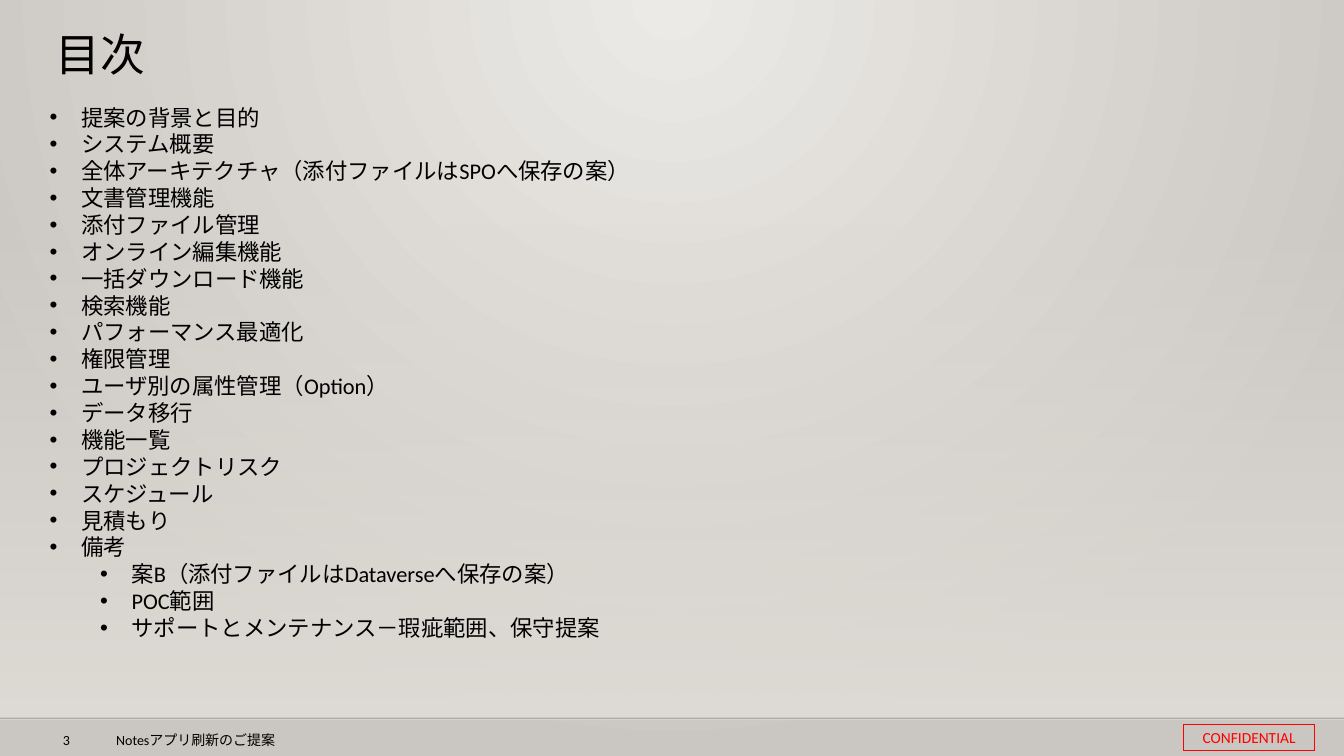
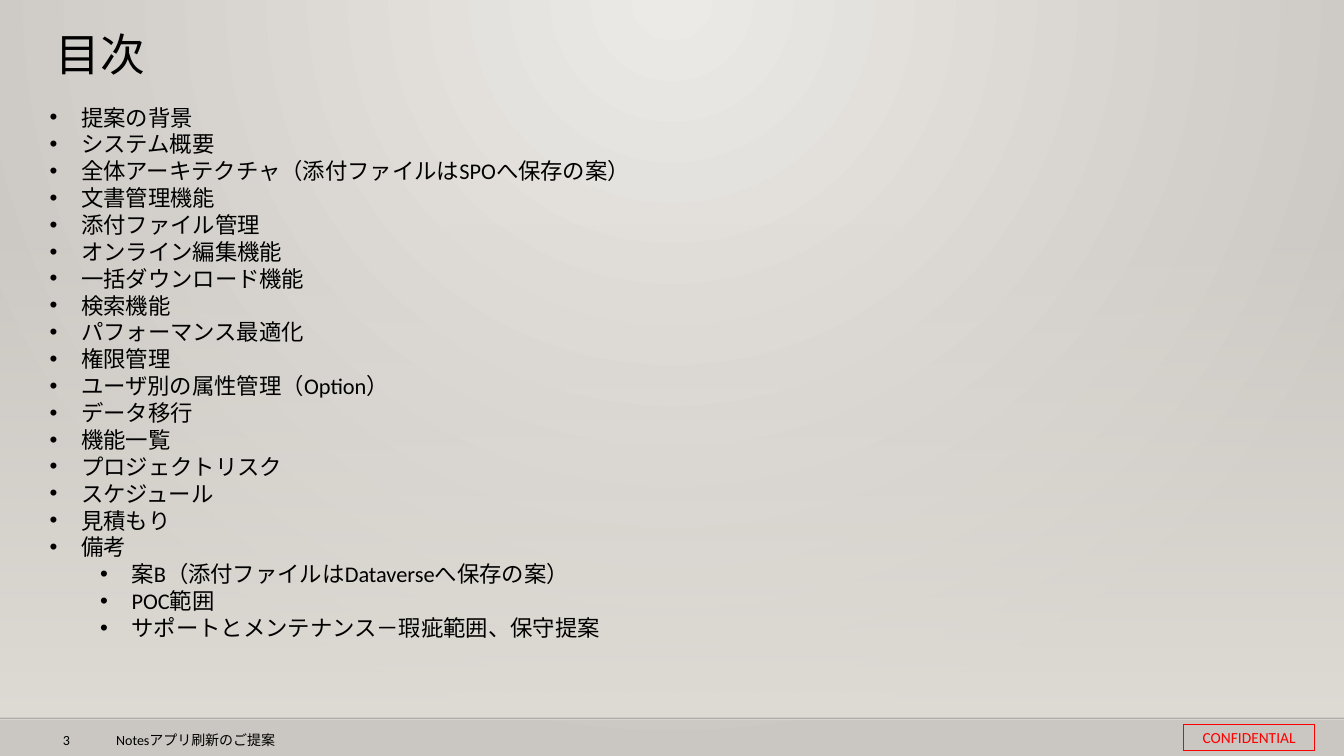
Before and after one commit to 0494938/Notes--CMS-Online, a slide deck: slide 3 of Notesアプリ刷新プロジェクト提案見積もり.pptx. Drawn at 1344x756 pixels with LibreOffice and Linux fonts; fonts in the diff are those of the drawing; background and template pictures are left out. Boxes give left, top, right and bottom in pixels: in the first picture for what was removed or moved away, otherwise in the second. Text is boxed around its words. In the diff, an @@ line names an element or a change of style, - is before the commit and + after.

```diff
--- a/Notesアプリ刷新プロジェクト提案見積もり.pptx
+++ b/Notesアプリ刷新プロジェクト提案見積もり.pptx
@@ text at bbox=[81, 107, 193, 128]: text changed @@
-• 提案の背景と目的
+• 提案の背景
```
Also in this commit, not shown: 5 other slides changed.
